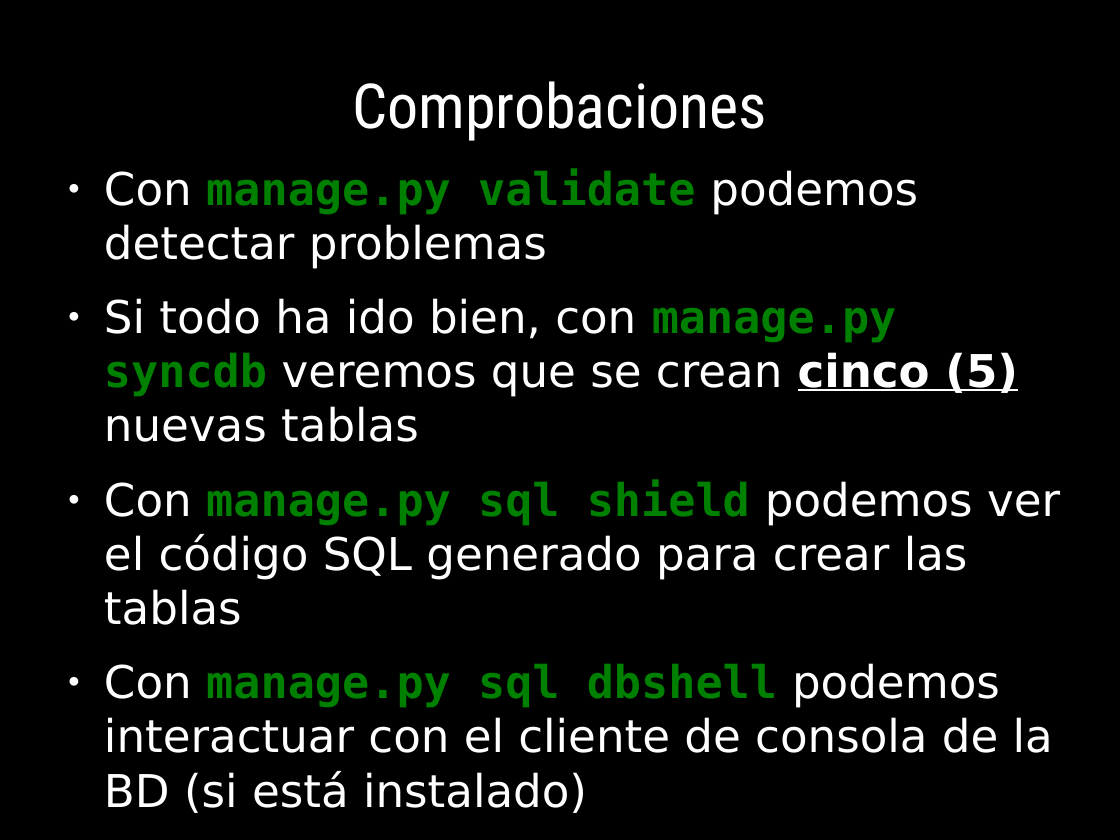
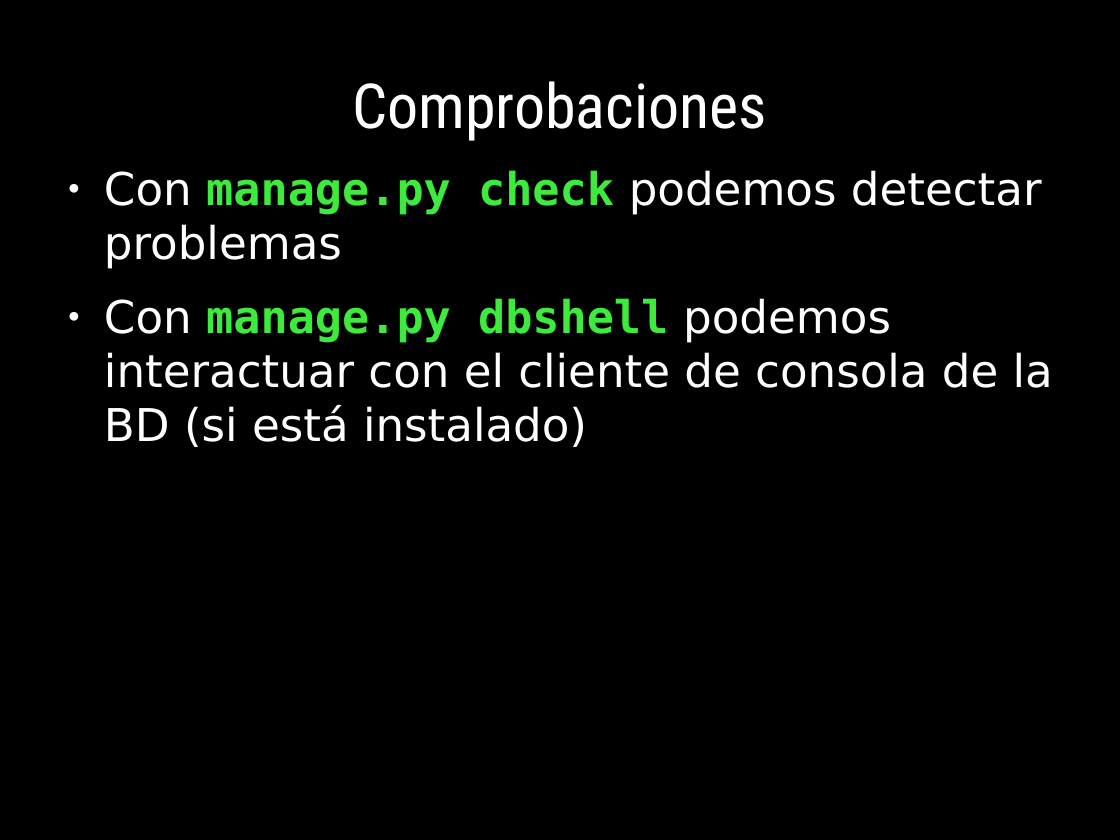
Before and after one commit to euribates/curso-django, a slide deck: slide 59 of presentacion/curso_django.odp (slide 50 before the commit). Drawn at 1120x840 pixels with LibreOffice and Linux fonts; fonts in the diff are those of the drawing. Boxes give left, top, right and bottom in pixels: in the first picture for what was removed or moved away, otherwise in the second. Text is boxed around its words. In the diff, an @@ line names an element or a change of style, - is before the commit and + after.

```diff
--- a/presentacion/curso_django.odp
+++ b/presentacion/curso_django.odp
@@ text at (104, 170, 1053, 447): text changed @@
-● Con manage.py validate podemos detectar problemas
-● Si todo ha ido bien, con manage.py syncdb veremos que se crean cinco (5) nuevas tablas
-● Con manage.py sql shield podemos ver el código SQL generado para crear las tablas
-● Con manage.py sql dbshell podemos interactuar con el cliente de consola de la BD (si está instalado)
+● Con manage.py check podemos detectar problemas
+● Con manage.py dbshell podemos interactuar con el cliente de consola de la BD (si está instalado)
```
Also in this commit, not shown: 31 other slides changed, 14 slides added, 2 slides removed, 11 other files.
